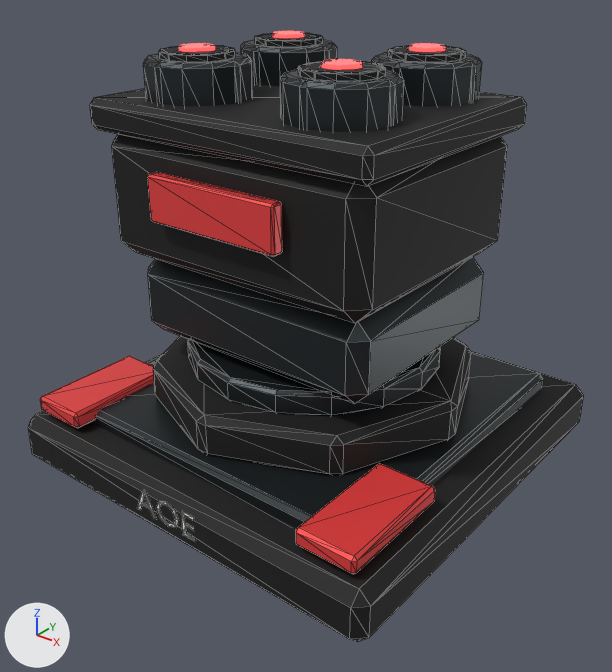
The glTF model public/assets/models/tower_aoe.glb: old version first, new version second.
The view is the same before and after, from a 50 mm camera at (1.348, 1.276, 1.417) aimed at (0.035, 2.917, 0.399). The lights are fixed; the arrows at lower left show +X, +Y and +Z. The picture after the commit comes second. Mesh edges are drawn as thin lines on the coarser meshes. Where no turn or scale is listed for an object, it has been applied to the vertices.
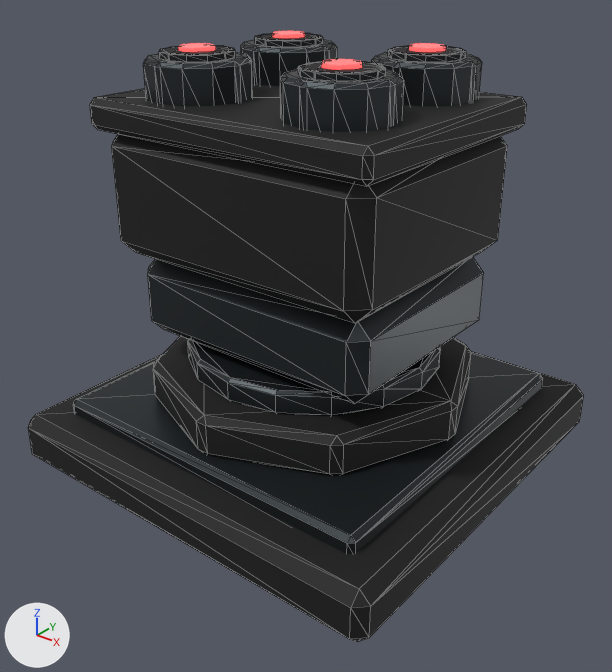
What differs and where, as boxes (x1, y1, x2, y2) in the pictures (612 x 672 px):
'Cube040_2', deleted: before (40, 356, 435, 574)
'Cube047', deleted (red): before (148, 172, 282, 256)
'Cube040_3', deleted: before (137, 489, 196, 542)

The edits, one by one:
Object 'Cube047' (ob_cube047) is deleted.
Object 'Cube040_2' (ob_cube040_2) is deleted.
Object 'Cube040_3' (ob_cube040_3) is deleted.
